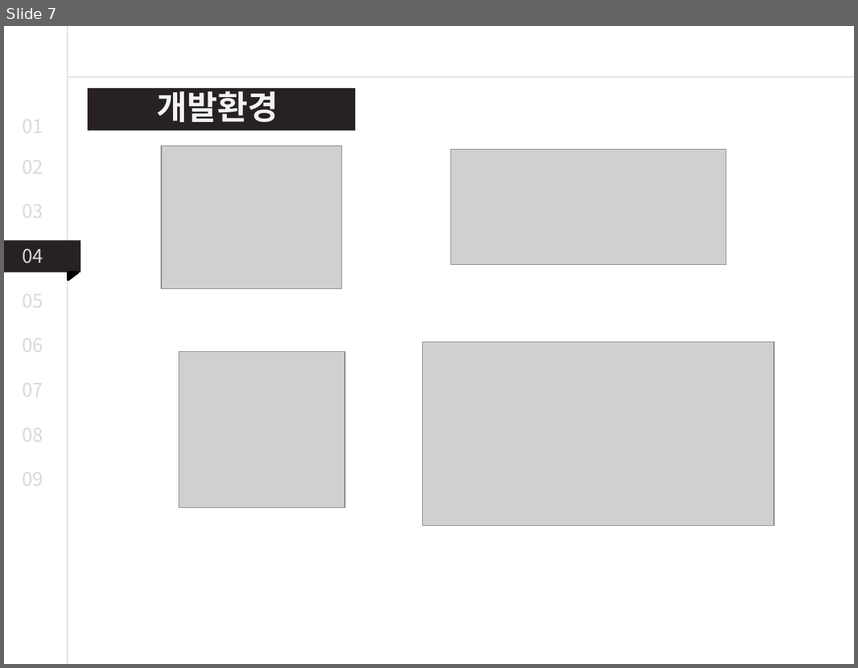
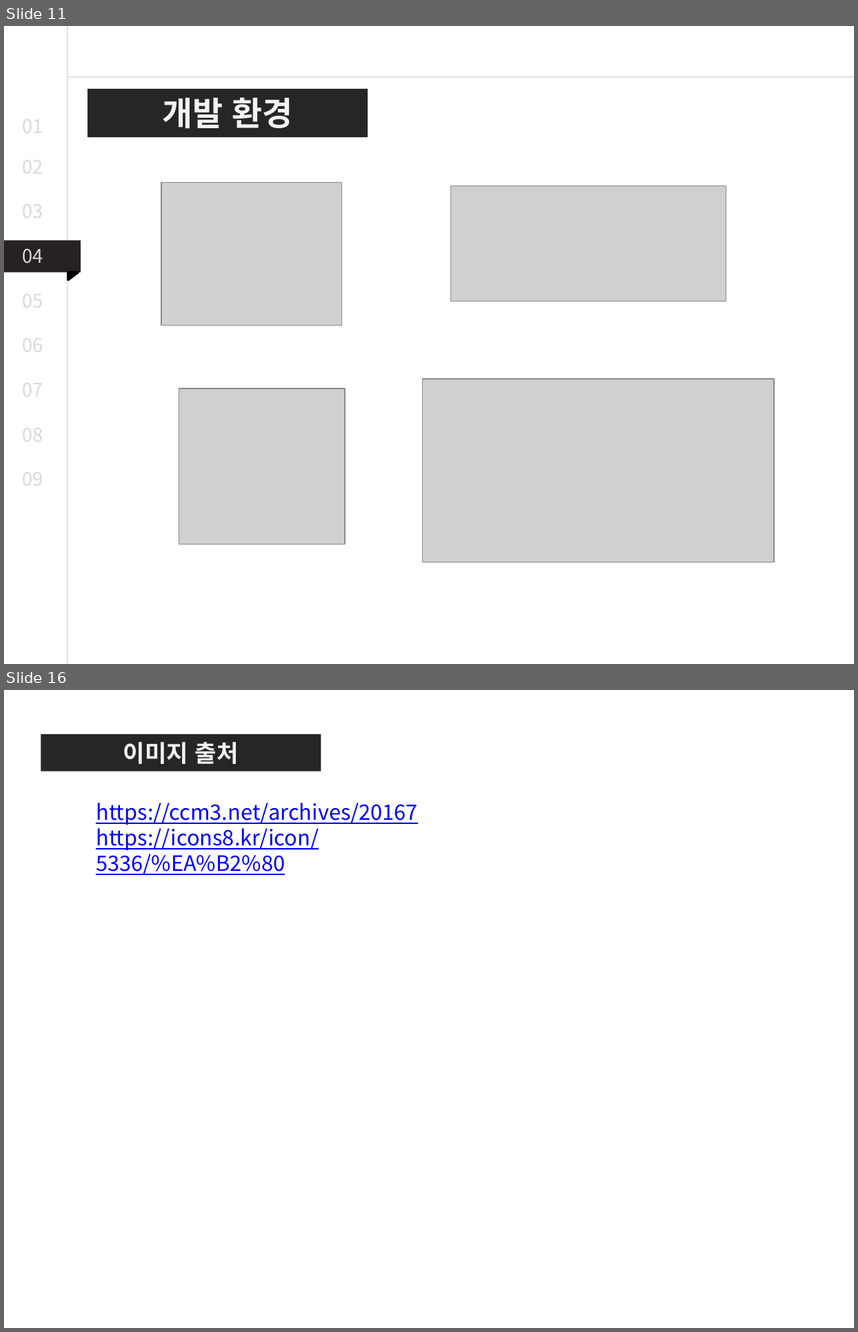
Before and after one commit to dkdldjswkd/Why-are-you-doing-this-to-me-, a slide deck: 나한테 왜 이래 최준영 진석진 임장빈.pptx. Shown one above the other, each under a label of ours: slide 7 before the commit, slides 11 and 16 after it; the slides between them are not shown. The pictures are 858x668 and 858x1332 pixels, drawn with LibreOffice and Linux fonts; fonts in the diff are those of the drawing; grey boxes stand for pictures. Boxes give left, top, right and bottom in pixels: in the first picture for what was removed or moved away, otherwise in the second. Text is boxed around its words. In the diff, an @@ line names an element or a change of style, - is before the commit and + after.

```diff
--- a/나한테 왜 이래 최준영 진석진 임장빈.pptx
+++ b/나한테 왜 이래 최준영 진석진 임장빈.pptx
@@ slide 16 added at (4, 690, 854, 1328), background #FFFFFF @@
@@ rectangle added at (41, 734, 321, 771), fill #262626, 20 pt, text #F2F2F2, bold @@
+이미지 출처
@@ text added at (96, 802, 418, 875), 18 pt, text #0000FF, underline @@
+https://ccm3.net/archives/20167
+https://icons8.kr/icon/5336/%EA%B2%80
@@ what was slide 7 is now slide 11 @@
@@ slide 11 changed as well @@
@@ rectangle "개발 환경": place and size @@
-rectangle "개발 환경" at (157, 85, 279, 123)
+rectangle "개발 환경" at (87, 89, 368, 137)
@@ rectangle "개발 환경" at (87, 89, 368, 137): fill none to #262626 @@
@@ rectangle removed at (87, 88, 355, 131) @@
@@ text in rectangle at (163, 97, 293, 129): spaces changed @@
-개발환경
+개발 환경
@@ 4 pictures: place and size @@
-4 pictures at (161, 146, 774, 526)
+4 pictures at (161, 183, 774, 562)
```
Also in this commit, not shown: 10 other slides changed, 4 other slides added, 1 other file.
